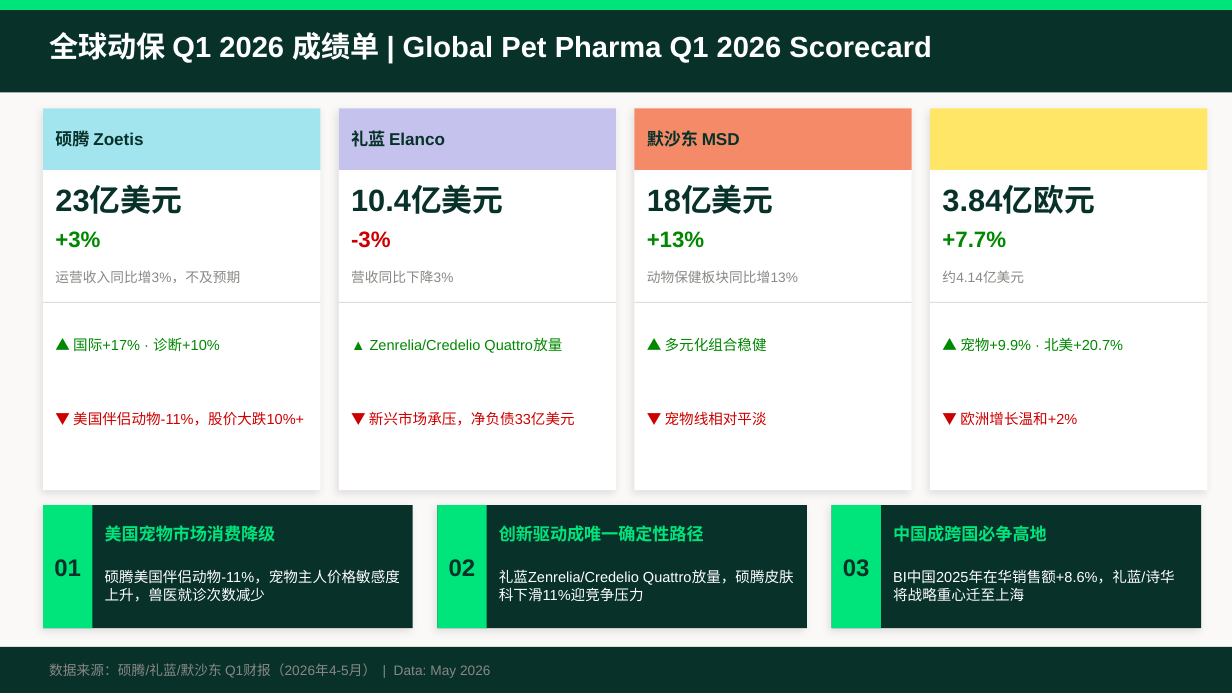
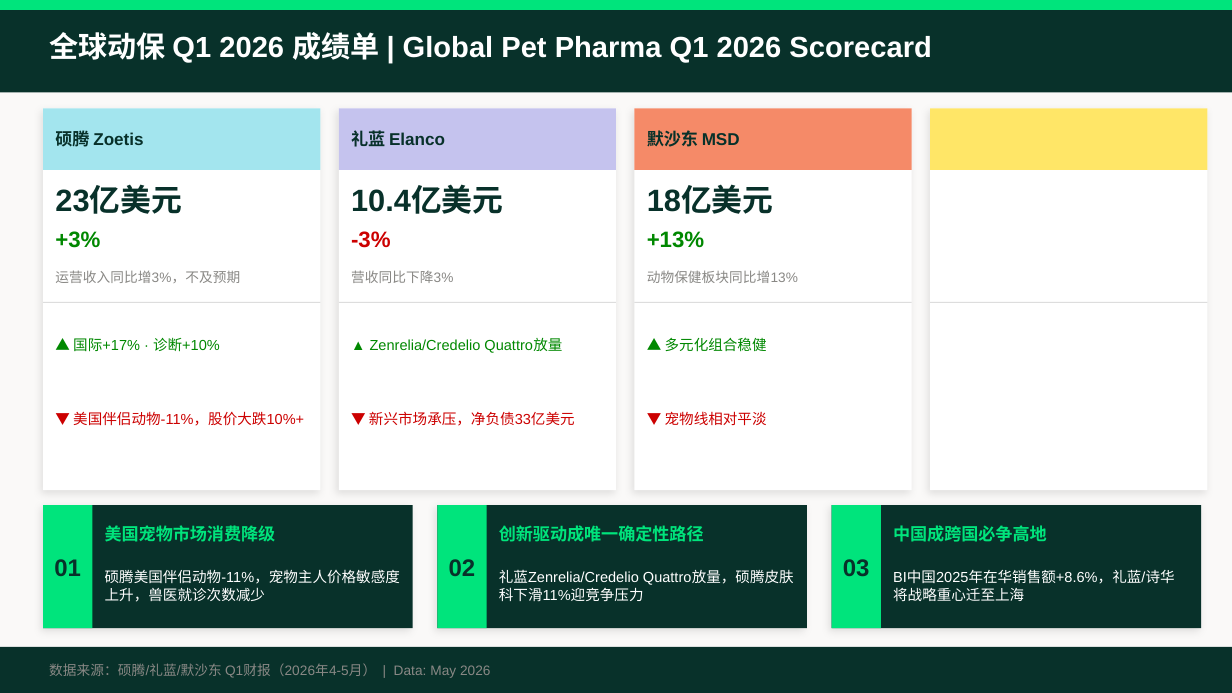
Before and after one commit to zhaoomi-zyw/openclaw-workspace-pet-macos, a slide deck: slide 2 of BI-Pet-Competitor-Ecosystem-2026-CN-V2.pptx. Drawn at 1232x693 pixels with LibreOffice and Linux fonts; fonts in the diff are those of the drawing. Boxes give left, top, right and bottom in pixels: in the first picture for what was removed or moved away, otherwise in the second. Text is boxed around its words. In the diff, an @@ line names an element or a change of style, - is before the commit and + after.

```diff
--- a/BI-Pet-Competitor-Ecosystem-2026-CN-V2.pptx
+++ b/BI-Pet-Competitor-Ecosystem-2026-CN-V2.pptx
@@ text removed at [942, 187, 1094, 214] @@
-3.84亿欧元
@@ text removed at [942, 231, 1006, 247] @@
-+7.7%
@@ text removed at [942, 270, 1024, 283] @@
-约4.14亿美元
@@ text removed at [960, 337, 1123, 352] @@
-▲ 宠物+9.9% · 北美+20.7%
@@ text removed at [960, 411, 1077, 425] @@
-▼ 欧洲增长温和+2%
```
